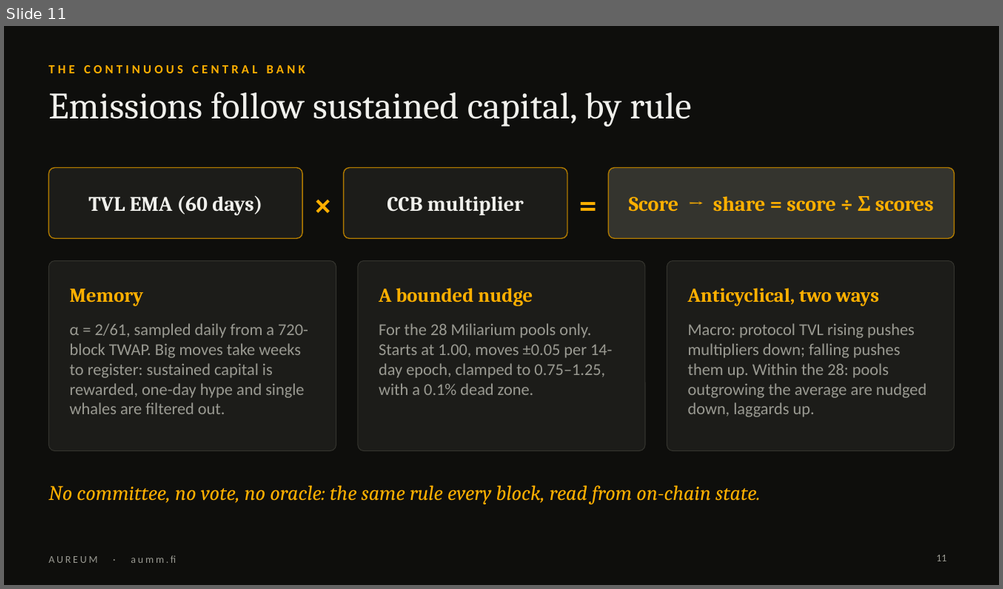
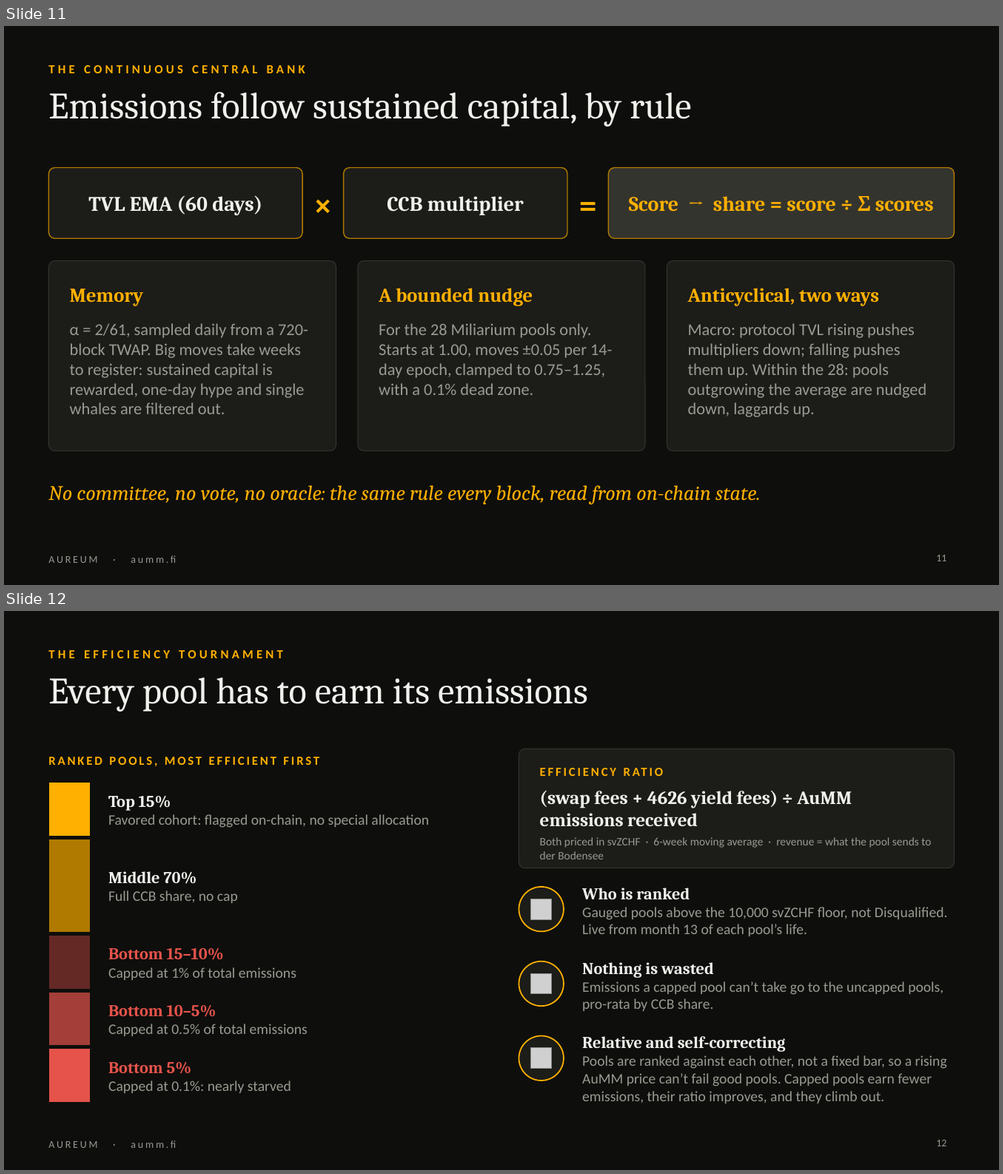
Before and after one commit to aummfi-bit/aumm-site, a slide deck: decks/Aureum_Intro_Nevin.pptx. Shown one above the other, each under a label of ours: slide 11 before the commit, slides 11 and 12 after it. The pictures are 1003x589 and 1003x1174 pixels, drawn with LibreOffice and Linux fonts; fonts in the diff are those of the drawing; grey boxes stand for pictures. Boxes give left, top, right and bottom in pixels: in the first picture for what was removed or moved away, otherwise in the second. Text is boxed around its words. In the diff, an @@ line names an element or a change of style, - is before the commit and + after.

```diff
--- a/decks/Aureum_Intro_Nevin.pptx
+++ b/decks/Aureum_Intro_Nevin.pptx
@@ slide 12 added at box(4, 611, 999, 1170), background #0E0E0C; not listed: 1 template element that a slide beside it also shows @@
@@ text added at box(48, 650, 283, 658), 12 pt, text #FFB000, bold @@
+THE EFFICIENCY TOURNAMENT
@@ title added at box(48, 678, 588, 712), 36 pt, text #F0F0EC @@
+Every pool has to earn its emissions
@@ text added at box(48, 757, 319, 766), 12 pt, text #FFB000, bold @@
+RANKED POOLS, MOST EFFICIENT FIRST
@@ rounded rectangle added at box(519, 749, 954, 869), fill #1C1C19, outline #34342E 0.75 pt @@
@@ text added at box(540, 760, 933, 783), 12 pt, text #FFB000, bold @@
+EFFICIENCY RATIO
@@ rectangle added at box(48, 783, 90, 836), fill #FFB000, outline #0E0E0C 0.5 pt @@
@@ text added at box(108, 796, 429, 828), 14 pt, text #9A9A92 @@
+Top 15%
+Favored cohort: flagged on-chain, no special allocation
@@ text added at box(540, 791, 851, 826), 18 pt, text #F0F0EC, bold @@
+(swap fees + 4626 yield fees) ÷ AuMM emissions received
@@ rectangle added at box(48, 840, 90, 933), fill #B07A00, outline #0E0E0C 0.5 pt @@
@@ text added at box(540, 837, 930, 860), 11 pt, text #9A9A92 @@
+Both priced in svZCHF · 6-week moving average · revenue = what the pool sends to der Bodensee
@@ text added at box(108, 871, 238, 903), 14 pt, text #9A9A92 @@
+Middle 70%
+Full CCB share, no cap
@@ ellipse added at box(519, 887, 563, 932), fill #1C1C19, outline #FFB000 1.25 pt @@
@@ picture added at box(531, 899, 552, 920) @@
@@ text added at box(582, 888, 948, 937), 14 pt, text #9A9A92 @@
+Who is ranked
+Gauged pools above the 10,000 svZCHF floor, not Disqualified. Live from month 13 of each pool’s life.
@@ rectangle added at box(48, 936, 90, 989), fill #E5534B at 40% opacity, outline #0E0E0C 0.5 pt @@
@@ text added at box(108, 948, 296, 980), 14 pt, text #9A9A92 @@
+Bottom 15–10%
+Capped at 1% of total emissions
@@ ellipse added at box(519, 962, 563, 1006), fill #1C1C19, outline #FFB000 1.25 pt @@
@@ text added at box(582, 963, 943, 1011), 14 pt, text #9A9A92 @@
+Nothing is wasted
+Emissions a capped pool can’t take go to the uncapped pools, pro-rata by CCB share.
@@ picture added at box(531, 974, 552, 994) @@
@@ rectangle added at box(48, 992, 90, 1046), fill #E5534B at 70% opacity, outline #0E0E0C 0.5 pt @@
@@ text added at box(108, 1005, 307, 1037), 14 pt, text #9A9A92 @@
+Bottom 10–5%
+Capped at 0.5% of total emissions
@@ rectangle added at box(48, 1049, 90, 1102), fill #E5534B, outline #0E0E0C 0.5 pt @@
@@ ellipse added at box(519, 1037, 563, 1081), fill #1C1C19, outline #FFB000 1.25 pt @@
@@ picture added at box(531, 1048, 552, 1069) @@
@@ text added at box(582, 1037, 947, 1104), 14 pt, text #9A9A92 @@
+Relative and self-correcting
+Pools are ranked against each other, not a fixed bar, so a rising AuMM price can’t fail good pools. Capped pools earn fewer emissions, their ratio improves, and they climb out.
@@ text added at box(108, 1062, 291, 1093), 14 pt, text #9A9A92 @@
+Bottom 5%
+Capped at 0.1%: nearly starved
@@ page number added at box(936, 1140, 946, 1147), 10 pt, text #9A9A92 @@
+12
```
Also in this commit, not shown: 4 slides changed, 1 other file.
